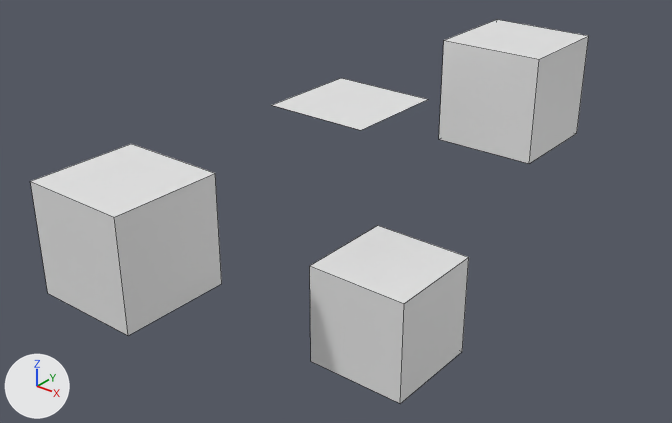
A saved change to the Blender file Cubo.blend.
Both versions are drawn from a camera (50 mm lens) standing at (8.23, -11.8, 8.92) and looking at (-1.1, -0.13, 1.69). The lights are fixed; the arrows at lower left show +X, +Y and +Z. Mesh edges are drawn as thin lines.
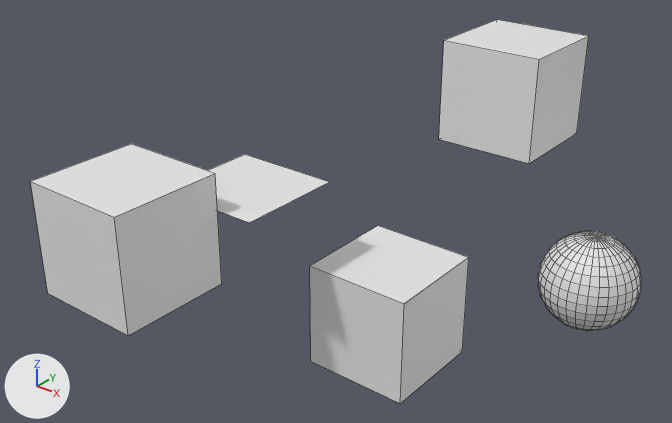
Location of each change, (x1, y1, x2, y2) in pixels of the pictures (672 x 423 px):
'Plane', moved
    before: (273, 78, 428, 130)
    after: (208, 154, 329, 223)
'Sphere', added
    after: (538, 231, 641, 331)

What changed in the scene script:
```text
Add me_sphere:
    me_sphere.from_pydata(...)  # a UV sphere (32 segments, 16 rings, poles along z) spanning x -1.0..1.0, y -1.0..1.0, z -1.0..1.0
Change ob_plane:
    ob_plane.location: (-1.51, 0.78, 3.4) -> (-1.97, -1.47, 2.42)
Add ob_sphere:
    ob_sphere = bpy.data.objects.new('Sphere', me_sphere)
    ob_sphere.location = (2.05, 4.04, -0.48)
```
